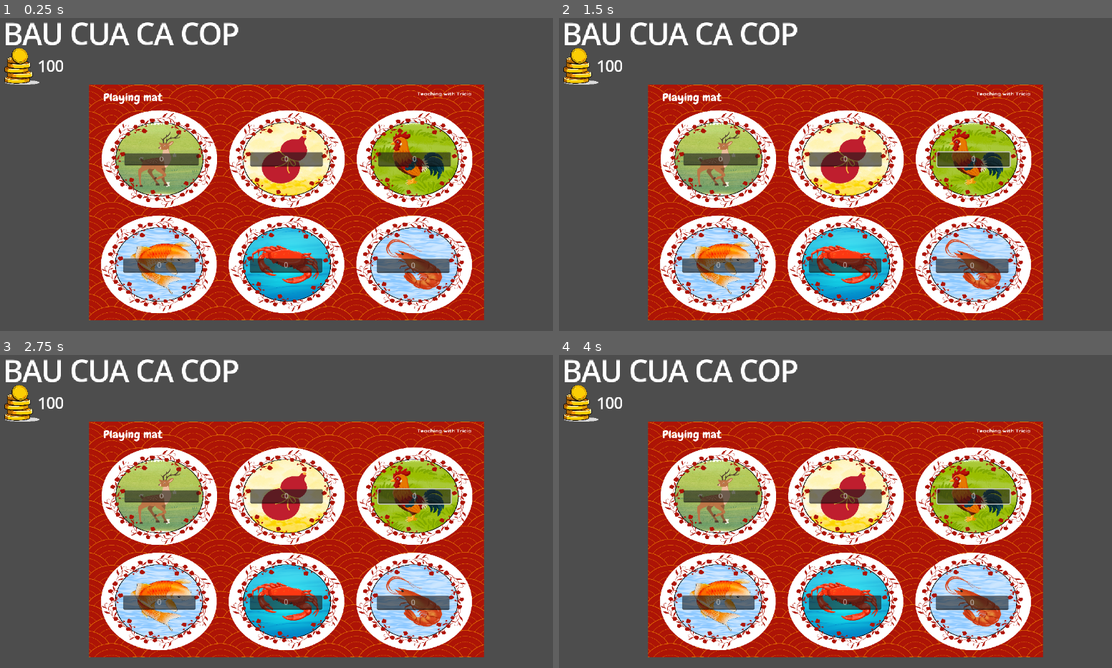
Above: before the commit, frames 1-4 (two rows, left to right).
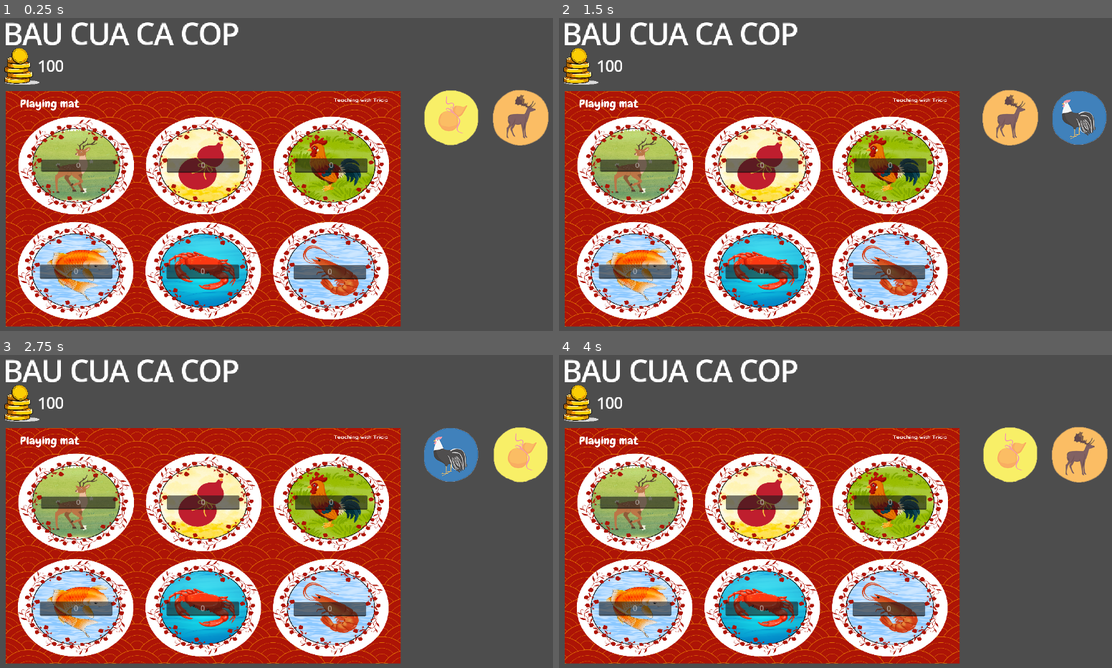
Above: after the commit, the same moments.

Repository: revvmp/Brackeys-Game-Jam-2025.2
Game: Godot game, scene res://mini_games/bau_cua_cap_cop/BauCuaCaCop.tscn
Two runs of this game, one before a commit and one after it. Both use one fixed random seed, a clock stepped at 60 frames per second and the inputs below. This scene is started directly instead of the project's main scene.
Inputs (mouse positions are in pixels of both pictures, inside the frame that each line leads up to):
- Up to frame 1 (0.25 s): no input
- Up to frame 2 (1.5 s): move the mouse to (973, 158) at 0.52 s; click (973, 158) at 0.6 s; move the mouse to (730, 190) at 1.27 s; click (730, 190) at 1.35 s
- Up to frame 3 (2.75 s): move the mouse to (342, 442) at 2.02 s; click (342, 442) at 2.1 s
- Up to frame 4 (4 s): move the mouse to (818, 577) at 2.77 s; click (818, 577) at 2.85 s; move the mouse to (1017, 561) at 3.52 s; click (1017, 561) at 3.6 s

The runs differ from the first frame. In frame 1, 59% of the frame differs, in the area x 1-100%, y 21-99%; in frame 2, 58%; in frame 3, 59%; in frame 4, 59%.

Commit message:
FEAT: Add bau cua ca cop dice

Diff:
--- a/mini_games/bau_cua_cap_cop/BauCuaCaCop.tscn
+++ b/mini_games/bau_cua_cap_cop/BauCuaCaCop.tscn
@@ -1,7 +1,8 @@
-[gd_scene load_steps=3 format=3 uid="uid://dtw5jmb27tqei"]
+[gd_scene load_steps=4 format=3 uid="uid://dtw5jmb27tqei"]
 
 [ext_resource type="PackedScene" uid="uid://drwxs4k2eesso" path="res://mini_games/bau_cua_cap_cop/objects/Board.tscn" id="1_3vh24"]
 [ext_resource type="PackedScene" uid="uid://cdkt2fgsqb1ef" path="res://main_menu/main_menu_nodes/MoneyDisplay.tscn" id="2_8v87c"]
+[ext_resource type="PackedScene" uid="uid://0s2bpo3yt4l5" path="res://mini_games/bau_cua_cap_cop/objects/BauCuaCaCopDice.tscn" id="3_8mrat"]
 
 [node name="BauCuaCaCop" type="Node2D"]
 
@@ -14,8 +15,11 @@
 uppercase = true
 
 [node name="Board" parent="." instance=ExtResource("1_3vh24")]
-position = Vector2(640, 420)
+position = Vector2(454, 434)
 
 [node name="MoneyDisplay" parent="." instance=ExtResource("2_8v87c")]
 position = Vector2(84, 116)
 scale = Vector2(0.35, 0.35)
+
+[node name="BauCuaCaCopDice" parent="." instance=ExtResource("3_8mrat")]
+position = Vector2(1085, 231)
--- /dev/null
+++ b/mini_games/bau_cua_cap_cop/objects/BauCuaCaCopDice.tscn
@@ -0,0 +1,52 @@
+[gd_scene load_steps=9 format=3 uid="uid://0s2bpo3yt4l5"]
+
+[ext_resource type="Script" uid="uid://klc21s5yxsj0" path="res://mini_games/bau_cua_cap_cop/objects/bau_cua_ca_cop_dice.gd" id="1_8r0b4"]
+[ext_resource type="Texture2D" uid="uid://dvlc6owkkvvag" path="res://assets/bau_cua_ca_cop/chicken_icon.png" id="1_b5vlu"]
+[ext_resource type="Texture2D" uid="uid://der23mfdcin2i" path="res://assets/bau_cua_ca_cop/crab_icon.png" id="2_8r0b4"]
+[ext_resource type="Texture2D" uid="uid://cetkrhxx2pf04" path="res://assets/bau_cua_ca_cop/deer_icon.png" id="3_fyl8e"]
+[ext_resource type="Texture2D" uid="uid://1e81gte4ghe1" path="res://assets/bau_cua_ca_cop/fish_icon.png" id="4_80f15"]
+[ext_resource type="Texture2D" uid="uid://bltxhai1sitoa" path="res://assets/bau_cua_ca_cop/gourd_icon.png" id="5_trir3"]
+[ext_resource type="Texture2D" uid="uid://dlagidpbb0vs3" path="res://assets/bau_cua_ca_cop/shrimp_icon.png" id="6_cmdan"]
+
+[sub_resource type="SpriteFrames" id="SpriteFrames_481ww"]
+animations = [{
+"frames": [{
+"duration": 1.0,
+"texture": ExtResource("1_b5vlu")
+}, {
+"duration": 1.0,
+"texture": ExtResource("2_8r0b4")
+}, {
+"duration": 1.0,
+"texture": ExtResource("3_fyl8e")
+}, {
+"duration": 1.0,
+"texture": ExtResource("4_80f15")
+}, {
+"duration": 1.0,
+"texture": ExtResource("5_trir3")
+}, {
+"duration": 1.0,
+"texture": ExtResource("6_cmdan")
+}],
+"loop": true,
+"name": &"idle",
+"speed": 8.0
+}]
+
+[node name="BauCuaCaCopDice" type="Node2D"]
+script = ExtResource("1_8r0b4")
+
+[node name="DiceOne" type="AnimatedSprite2D" parent="."]
+position = Vector2(-77, 0)
+sprite_frames = SubResource("SpriteFrames_481ww")
+animation = &"idle"
+autoplay = "idle"
+frame = 2
+frame_progress = 0.853243
+
+[node name="DiceTwo" type="AnimatedSprite2D" parent="."]
+position = Vector2(78, 0)
+sprite_frames = SubResource("SpriteFrames_481ww")
+animation = &"idle"
+autoplay = "idle"
--- /dev/null
+++ b/mini_games/bau_cua_cap_cop/objects/bau_cua_ca_cop_dice.gd
@@ -0,0 +1,22 @@
+extends Node2D
+
+# These are ordered in their animation sprite frame
+enum DiceType {
+	CHICKEN,
+	CRAB,
+	DEER,
+	FISH,
+	GOURD,
+	SHRIMP
+}
+
+@onready var dice_one = $DiceOne
+@onready var dice_two = $DiceTwo
+
+signal dice_roll_result(dice_type: DiceType)
+
+func _on_ready():
+	var rand_frame_start = randi_range(1, 6)
+	var rand_frame_start_two = randi_range(1, 6)
+	dice_one.frame = rand_frame_start
+	dice_two.frame = rand_frame_start_two
Binary file added: assets/bau_cua_ca_cop/chicken_icon.png
Not shown, added: assets/bau_cua_ca_cop/chicken_icon.png.import
Binary file added: assets/bau_cua_ca_cop/crab_icon.png
Not shown, added: assets/bau_cua_ca_cop/crab_icon.png.import
Binary file added: assets/bau_cua_ca_cop/deer_icon.png
Not shown, added: assets/bau_cua_ca_cop/deer_icon.png.import
Binary file added: assets/bau_cua_ca_cop/fish_icon.png
Not shown, added: assets/bau_cua_ca_cop/fish_icon.png.import
Binary file added: assets/bau_cua_ca_cop/gourd_icon.png
Not shown, added: assets/bau_cua_ca_cop/gourd_icon.png.import
Binary file added: assets/bau_cua_ca_cop/shrimp_icon.png
Not shown, added: assets/bau_cua_ca_cop/shrimp_icon.png.import
(and 1 more such lines)
